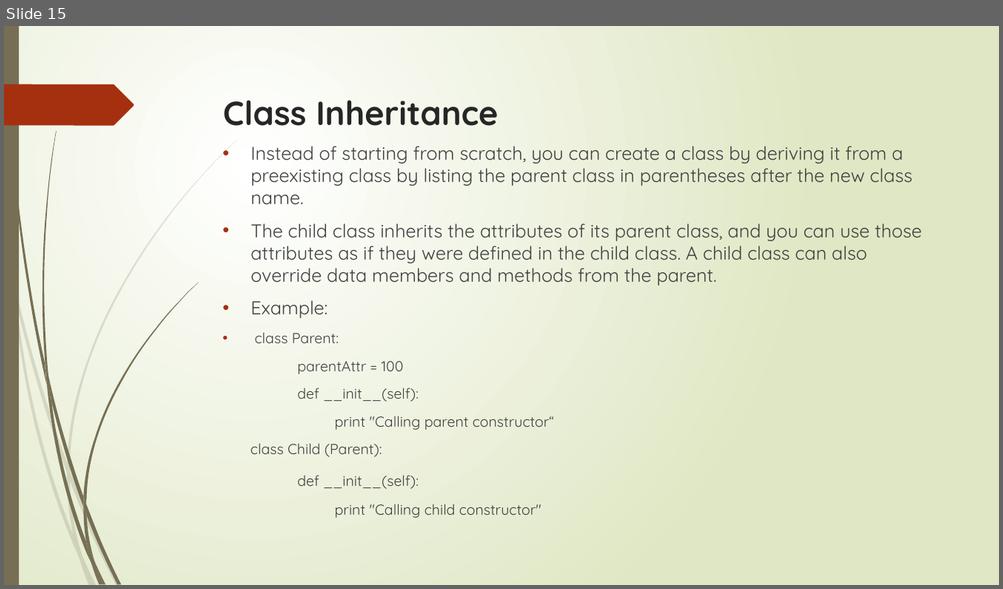
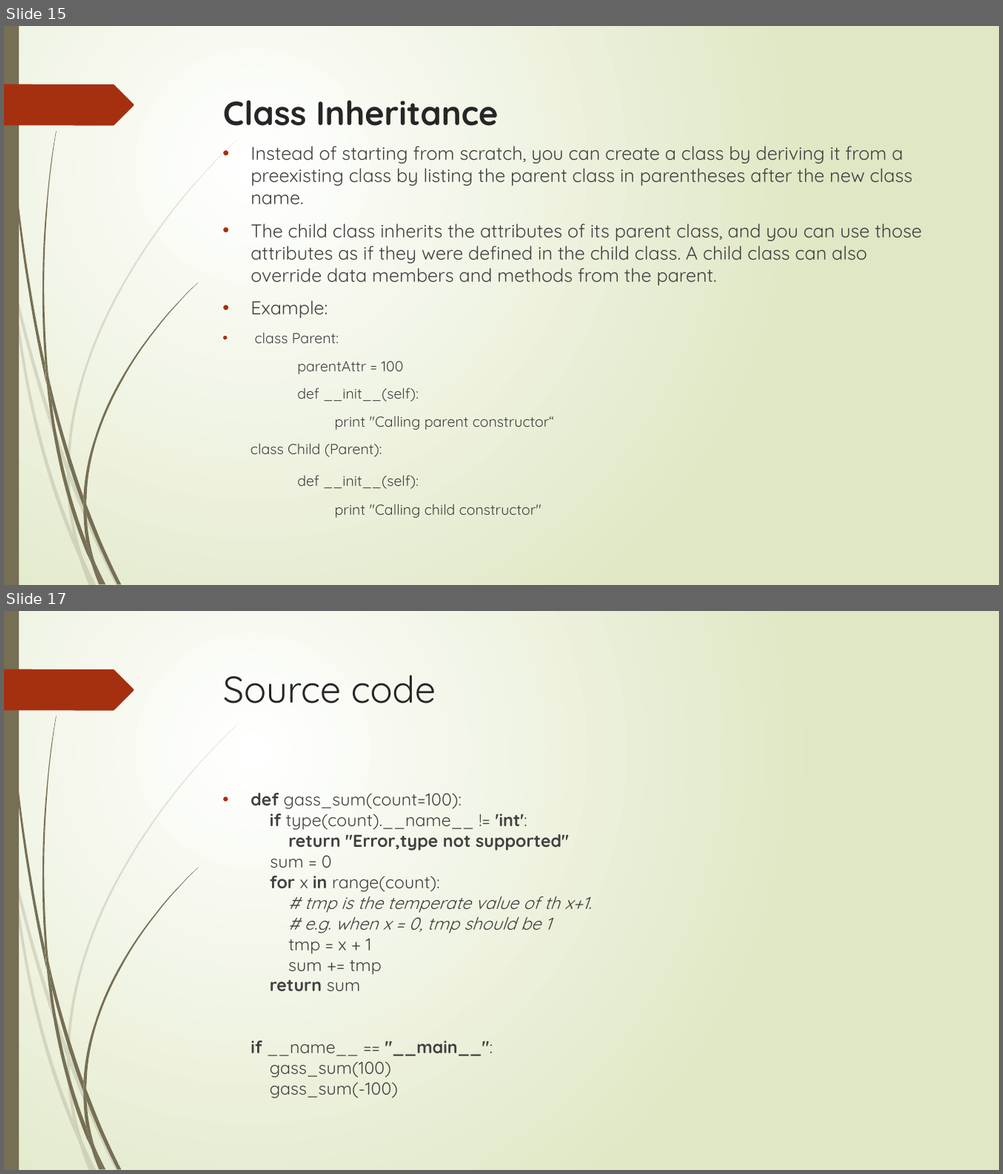
Before and after one commit to flyworker/python-automation-testing, a slide deck: document/course2-3.pptx. Shown one above the other, each under a label of ours: slide 15 before the commit, slides 15 and 17 after it; the slides between them are not shown. The pictures are 1003x589 and 1003x1174 pixels, drawn with LibreOffice and Linux fonts; fonts in the diff are those of the drawing. Boxes give left, top, right and bottom in pixels: in the first picture for what was removed or moved away, otherwise in the second. Text is boxed around its words. In the diff, an @@ line names an element or a change of style, - is before the commit and + after.

```diff
--- a/document/course2-3.pptx
+++ b/document/course2-3.pptx
@@ slide 17 added at (4, 611, 999, 1170), background gradient #FFFFFF to #DFE8C4; not listed: 24 template elements that a slide beside it also shows @@
@@ title added at (223, 675, 435, 703), 36 pt, text #262626 @@
+Source code
@@ text added at (250, 793, 591, 1099), 16.6 pt, text #404040 @@
+• def gass_sum(count=100):
+  if type(count).__name__ != 'int':
+  return "Error,type not supported"
+  sum = 0
+  for x in range(count):
+  # tmp is the temperate value of th x+1.
+  # e.g. when x = 0, tmp should be 1
+  tmp = x + 1
+  sum += tmp
+  return sum
+  if __name__ == "__main__":
+  gass_sum(100)
+  gass_sum(-100)
```
Also in this commit, not shown: 2 slides changed, 6 other slides added, 11 other files.
